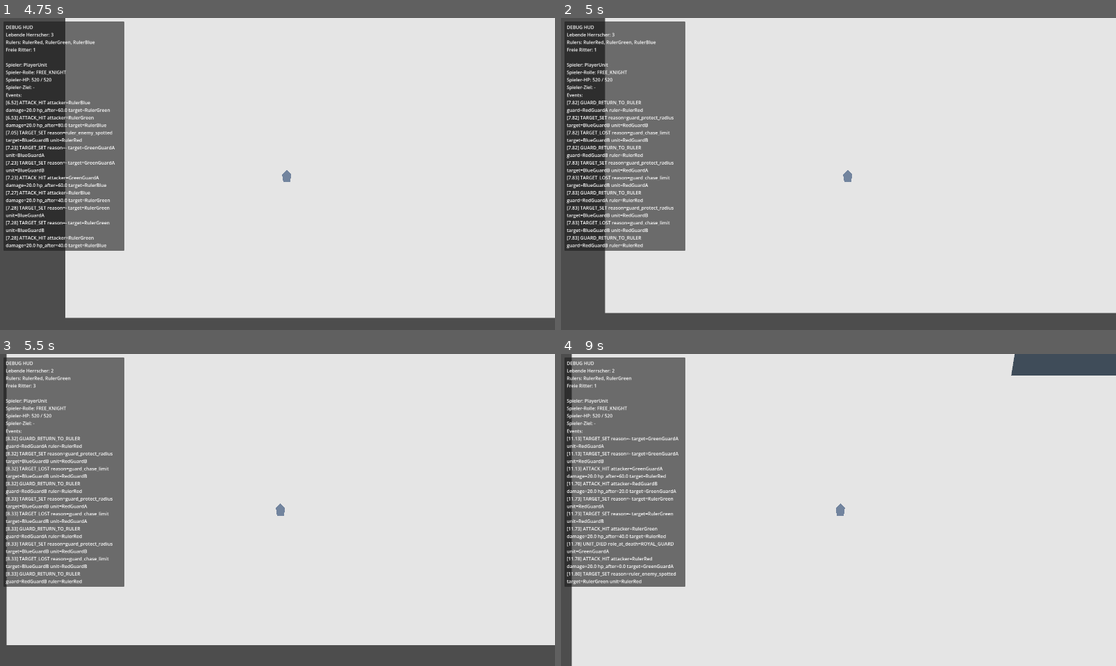
Above: before the commit, frames 1-4 (two rows, left to right).
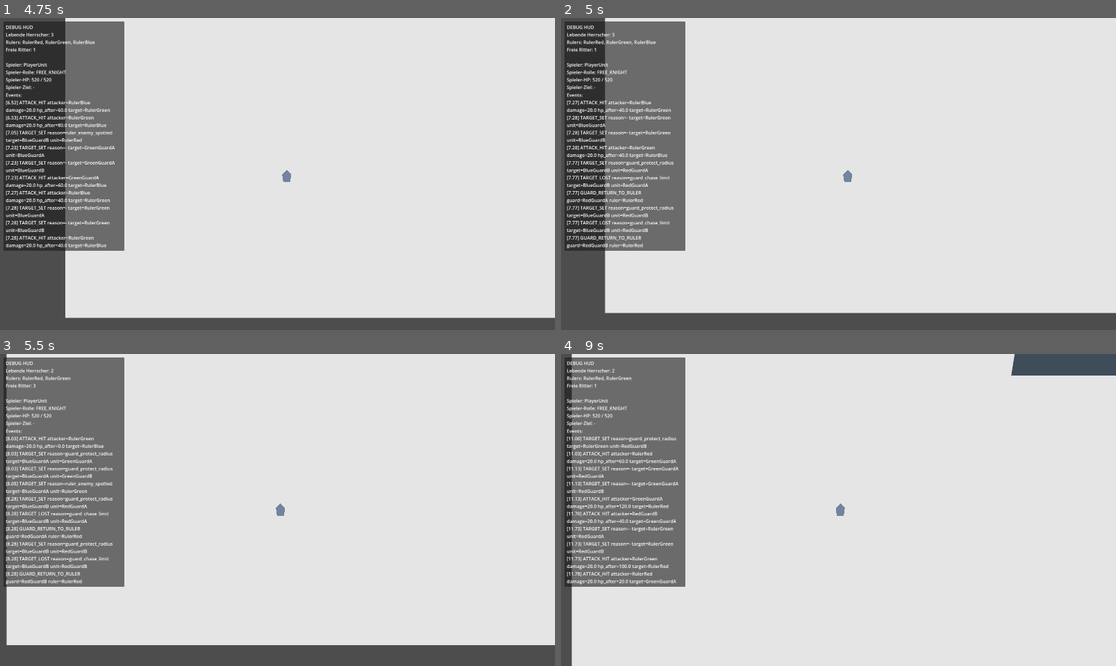
Above: after the commit, the same moments.

Repository: cblab/kingslayer
Game: Godot game, scene res://scenes/Main.tscn
Two runs of this game, one before a commit and one after it. Both use one fixed random seed, a clock stepped at 60 frames per second and the inputs below.
Inputs (mouse positions are in pixels of both pictures, inside the frame that each line leads up to):
- Up to frame 1 (4.75 s): tap Enter at 0.5 s; move the mouse to (399, 158) at 0.52 s; click (399, 158) at 0.67 s; move the mouse to (166, 189) at 1.27 s; click (166, 189) at 1.42 s; move the mouse to (333, 105) at 2.02 s; click (333, 105) at 2.17 s; move the mouse to (249, 236) at 2.77 s; click (249, 236) at 2.92 s; move the mouse to (444, 220) at 3.52 s; click (444, 220) at 3.67 s; move the mouse to (111, 127) at 4.27 s; click (111, 127) at 4.42 s
- Up to frame 2 (5 s): no input
- Up to frame 3 (5.5 s): move the mouse to (305, 510) at 5.02 s; click (305, 510) at 5.17 s
- Up to frame 4 (9 s): move the mouse to (755, 432) at 5.77 s; click (755, 432) at 5.92 s; move the mouse to (960, 494) at 6.52 s; click (960, 494) at 6.67 s; move the mouse to (727, 525) at 7.27 s; click (727, 525) at 7.42 s; move the mouse to (894, 441) at 8.02 s; click (894, 441) at 8.17 s; move the mouse to (810, 572) at 8.77 s; click (810, 572) at 8.92 s

Frame 1 is identical in both runs. In frame 2, 0.9% of the frame differs, in the area x 1-21%, y 26-72%; in frame 3, 0.6%; in frame 4, 2.1%, in the area x 1-22%, y 26-74%.

Commit message:
Fix disband cooldown combat/succession leaks

Diff:
--- a/scripts/units/unit.gd
+++ b/scripts/units/unit.gd
@@ -39,6 +39,7 @@
 @export var ruler_search_move_distance_min: float = 180.0
 @export var ruler_search_move_distance_max: float = 420.0
 @export var disband_cooldown_duration: float = 60.0
+@export var guard_target_reacquire_delay: float = 0.5
 
 var current_hp: float = 0.0
 
@@ -56,6 +57,7 @@
 var _disband_cooldown_active: bool = false
 var _disband_cooldown_timer: float = 0.0
 var _guard_return_logged: bool = false
+var _guard_target_reacquire_timer: float = 0.0
 
 const _HIT_SOUNDS: Array[AudioStream] = [
 	preload("res://scripts/sound/sword_clash_1.mp3"),
@@ -99,6 +101,9 @@
 		move_and_slide()
 		return
 
+	if _guard_target_reacquire_timer > 0.0:
+		_guard_target_reacquire_timer = maxf(0.0, _guard_target_reacquire_timer - delta)
+
 	if _disband_cooldown_active:
 		_process_disband_cooldown(delta)
 		return
@@ -123,8 +128,6 @@
 
 	if attacker != null and is_instance_valid(attacker) and not attacker.is_dead() and attacker != self:
 		_last_valid_attacker = attacker
-		if _disband_cooldown_active and _attack_target == null and _is_enemy(attacker):
-			set_attack_target(attacker)
 
 	current_hp -= amount
 
@@ -146,6 +149,8 @@
 	var previous_target := get_attack_target()
 	var next_target: Unit = null
 	if target != null and is_instance_valid(target) and not target.is_dead() and target != self:
+		if _disband_cooldown_active:
+			return
 		next_target = target
 
 	_attack_target = next_target
@@ -155,6 +160,8 @@
 		return
 
 	if _attack_target == null:
+		if role == UnitRole.ROYAL_GUARD and previous_target != null:
+			_guard_target_reacquire_timer = guard_target_reacquire_delay
 		var data := {
 			"unit": name,
 			"target": previous_target.name if previous_target != null else "-",
@@ -218,10 +225,7 @@
 func start_disband_cooldown(duration: float = -1.0) -> void:
 	_disband_cooldown_active = true
 	_disband_cooldown_timer = duration if duration > 0.0 else disband_cooldown_duration
-	set_attack_target(null, "disband_cooldown_start")
-	_path = PackedVector2Array()
-	_path_index = 0
-	velocity = Vector2.ZERO
+	_clear_active_combat_and_navigation_state("disband_cooldown_start")
 	_log_event("DISBAND_COOLDOWN_START", {
 		"unit": name,
 		"duration": _disband_cooldown_timer,
@@ -424,6 +428,9 @@
 		set_attack_target(null, "guard_lost_ruler")
 		return
 
+	if _attack_target == null and _guard_target_reacquire_timer > 0.0:
+		return
+
 	var ruler_attacker := ruler.get_last_valid_attacker()
 	if ruler_attacker != null and _is_enemy(ruler_attacker):
 		if ruler.global_position.distance_to(ruler_attacker.global_position) <= guard_chase_limit:
@@ -445,11 +452,10 @@
 
 func _process_disband_cooldown(delta: float) -> void:
 	_disband_cooldown_timer = maxf(0.0, _disband_cooldown_timer - delta)
-	if _attack_target != null:
-		_process_attack_target(delta)
-	else:
-		velocity = Vector2.ZERO
-		move_and_slide()
+	if _attack_target != null or _path_index < _path.size():
+		_clear_active_combat_and_navigation_state("disband_cooldown_enforced")
+	velocity = Vector2.ZERO
+	move_and_slide()
 
 	if _disband_cooldown_timer <= 0.0:
 		_disband_cooldown_active = false
@@ -547,3 +553,16 @@
 			return "ROYAL_GUARD"
 		_:
 			return "FREE_KNIGHT"
+
+func _clear_active_combat_and_navigation_state(reason: String = "") -> void:
+	if _attack_target != null:
+		set_attack_target(null, reason)
+	_path = PackedVector2Array()
+	_path_index = 0
+	velocity = Vector2.ZERO
+	_repath_cooldown = 0.0
+	_attack_cooldown = 0.0
+	_has_ruler_search_point = false
+	_ruler_search_point = global_position
+	_ruler_search_timer = 0.0
+	_guard_return_logged = false
--- a/scripts/world.gd
+++ b/scripts/world.gd
@@ -96,11 +96,16 @@
 		"guards_freed": freed_guard_count,
 	})
 
-	if _is_valid_live_unit(killer) and killer != dead_ruler:
+	if _is_valid_live_unit(killer) and killer != dead_ruler and not killer.is_disband_cooldown_active():
 		killer.set_role(Unit.UnitRole.RULER)
 		log_event("RULER_SUCCESSION", {
 			"old_ruler": dead_ruler.name,
 			"new_ruler": killer.name,
+		})
+	elif _is_valid_live_unit(killer) and killer != dead_ruler and killer.is_disband_cooldown_active():
+		log_event("RULER_SUCCESSION_BLOCKED_COOLDOWN", {
+			"old_ruler": dead_ruler.name,
+			"killer": killer.name,
 		})
 
 	_stabilize_world_state()
